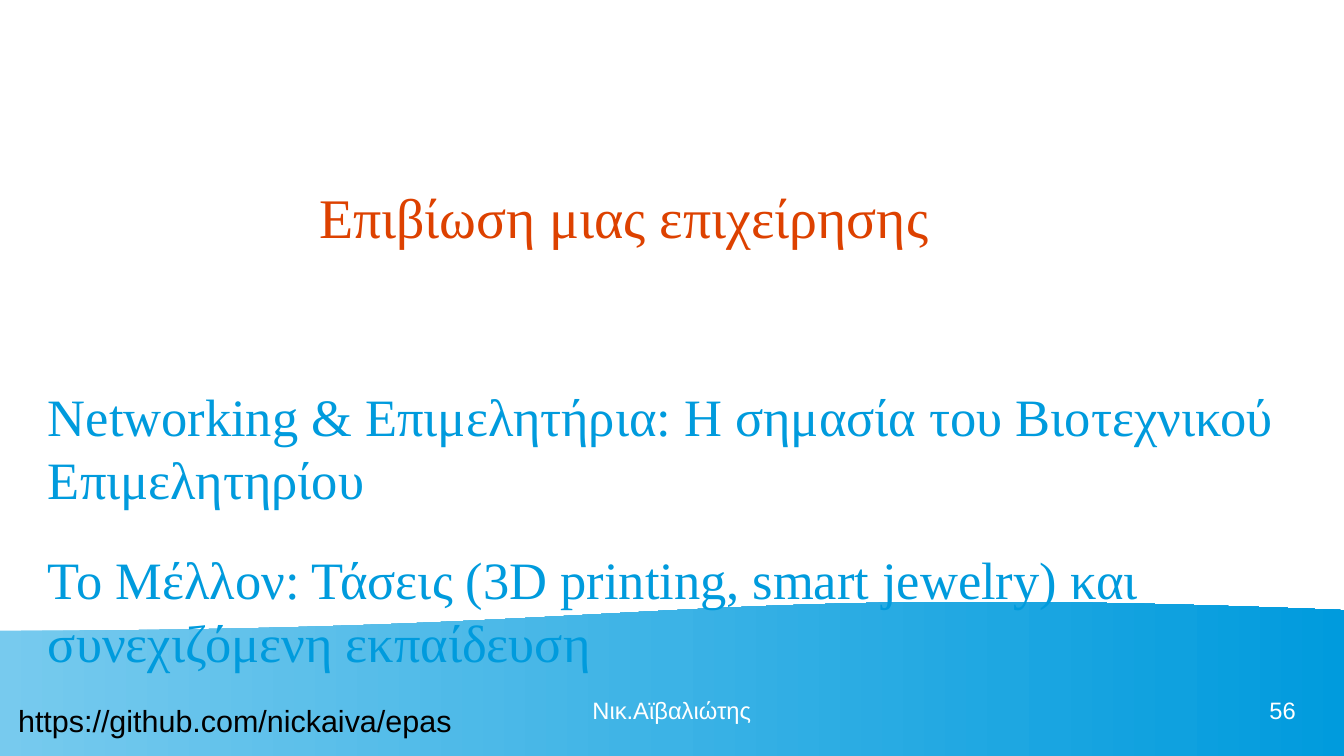
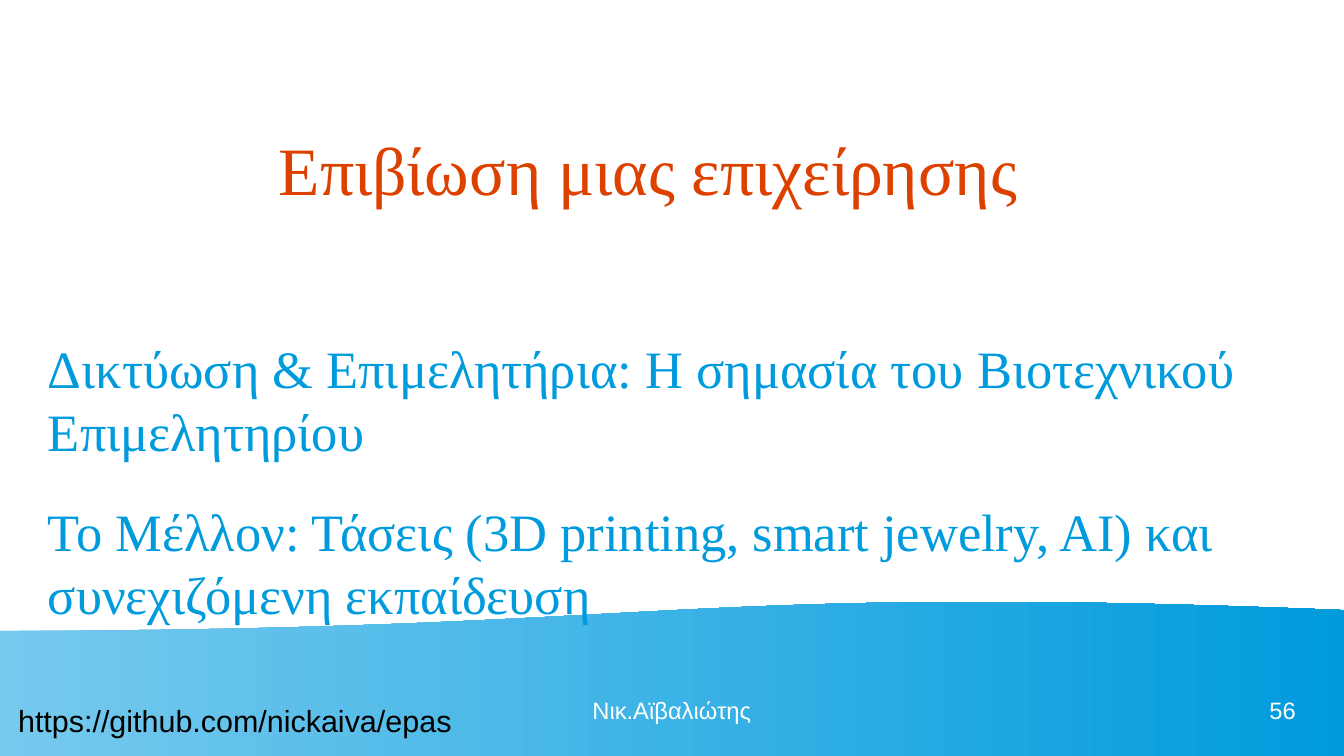
Before and after one commit to nickaiva/epas, a slide deck: slide 56 of ΠΕΡΙΒΑΛΛΟΝ ΕΡΓΑΣΙΑΣ.odp. Drawn at 1344x756 pixels with LibreOffice and Linux fonts; fonts in the diff are those of the drawing. Boxes give left, top, right and bottom in pixels: in the first picture for what was removed or moved away, otherwise in the second. Text is boxed around its words. In the diff, an @@ line names an element or a change of style, - is before the commit and + after.

```diff
--- a/ΠΕΡΙΒΑΛΛΟΝ ΕΡΓΑΣΙΑΣ.odp
+++ b/ΠΕΡΙΒΑΛΛΟΝ ΕΡΓΑΣΙΑΣ.odp
@@ title "Επιβίωση μιας επιχείρησης": place and size @@
-title "Επιβίωση μιας επιχείρησης" at [319, 198, 928, 249]
+title "Επιβίωση μιας επιχείρησης" at [279, 147, 1017, 208]
@@ title "Επιβίωση μιας επιχείρησης" at [279, 147, 1017, 208]: size 33 to 40 pt @@
@@ text at [48, 351, 1234, 625]: text changed @@
-Networking & Επιμελητήρια: Η σημασία του Βιοτεχνικού Επιμελητηρίου
-Το Μέλλον: Τάσεις (3D printing, smart jewelry) και συνεχιζόμενη εκπαίδευση
+Δικτύωση & Επιμελητήρια: Η σημασία του Βιοτεχνικού Επιμελητηρίου
+Το Μέλλον: Τάσεις (3D printing, smart jewelry, AI) και συνεχιζόμενη εκπαίδευση
```
Also in this commit, not shown: 5 other slides changed, 1 other file.
